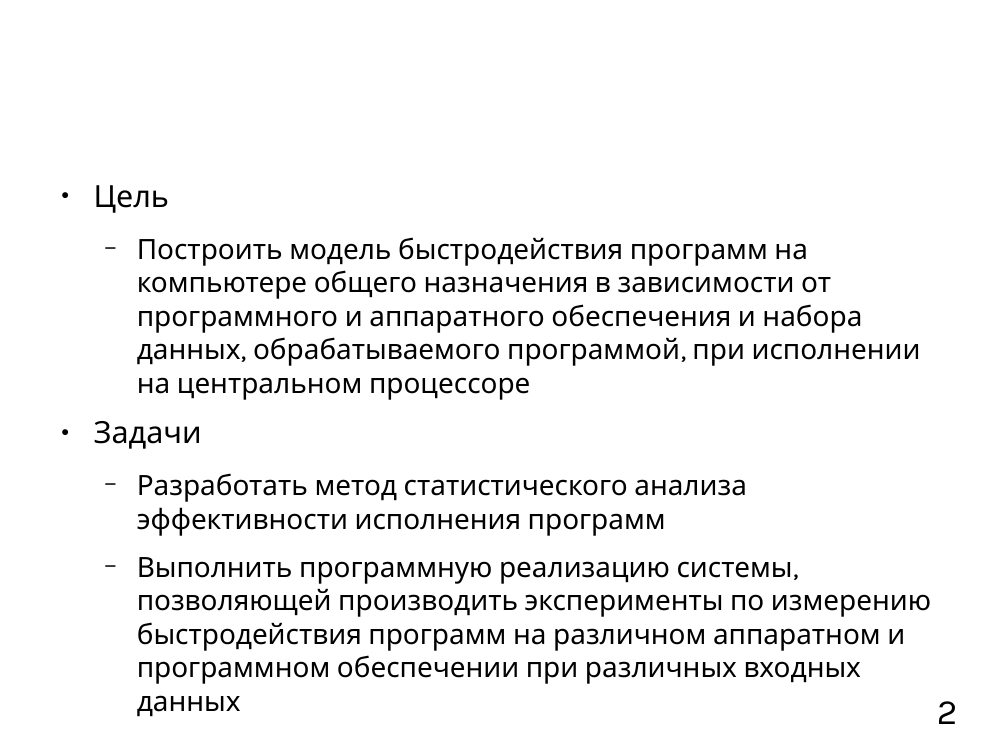
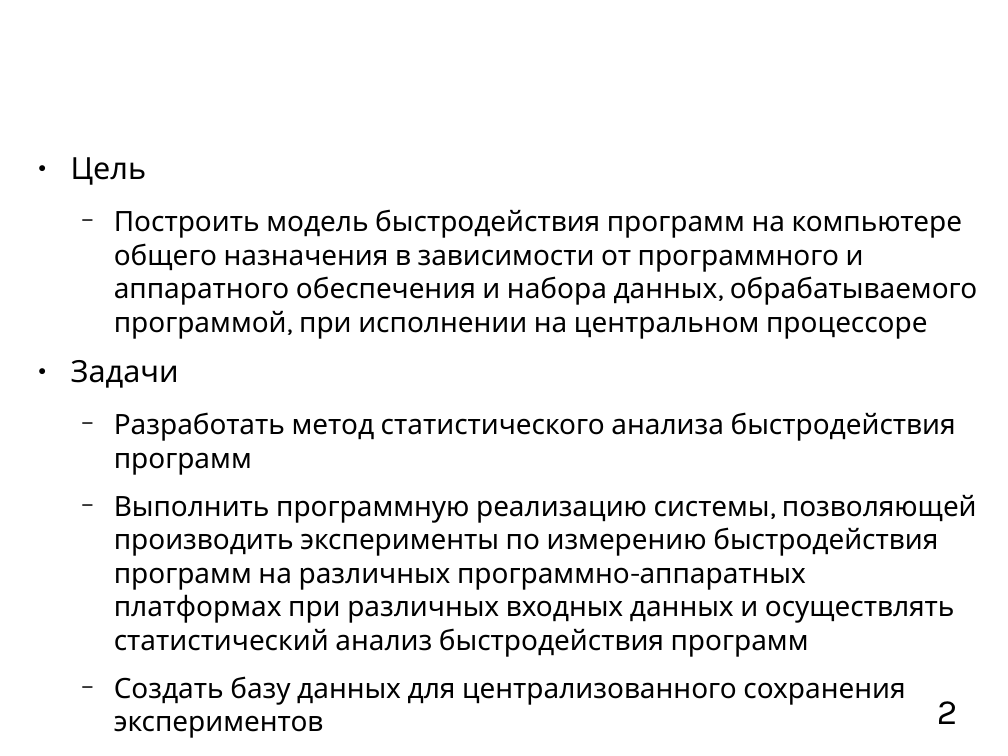
Before and after one commit to mkpankov/adaptor, a slide deck: slide 2 of diploma/defense/brochure.odp. Drawn at 1008x756 pixels with LibreOffice and Linux fonts; fonts in the diff are those of the drawing; background and template pictures are left out. Boxes give left, top, right and bottom in pixels: in the first picture for what was removed or moved away, otherwise in the second. Text is boxed around its words. In the diff, an @@ line names an element or a change of style, - is before the commit and + after.

```diff
--- a/diploma/defense/brochure.odp
+++ b/diploma/defense/brochure.odp
@@ text "Цель": place and size @@
-text "Цель" at [94, 185, 931, 684]
+text "Цель" at [71, 157, 977, 705]
@@ text at [114, 412, 977, 705]: text changed @@
-  − Разработать метод статистического анализа эффективности исполнения программ
-  − Выполнить программную реализацию системы, позволяющей производить эксперименты по измерению быстродействия программ на различном аппаратном и программном обеспечении при различных входных данных
+  − Разработать метод статистического анализа быстродействия программ
+  − Выполнить программную реализацию системы, позволяющей производить эксперименты по измерению быстродействия программ на различных программно-аппаратных платформах при различных входных данных и осуществлять статистический анализ быстродействия программ
+  − Создать базу данных для централизованного сохранения экспериментов
```
Also in this commit, not shown: 7 other slides changed, 1 slide added, 1 slide removed.
